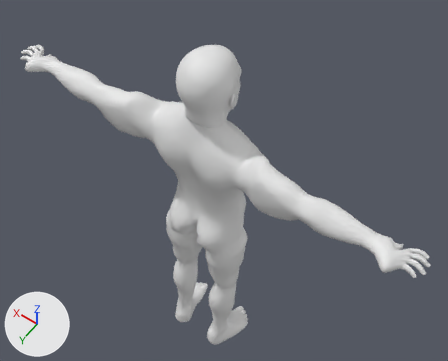
Before and after pictures for a commit that changed the glTF model src/assets/source/parts/body_nightborn.glb.
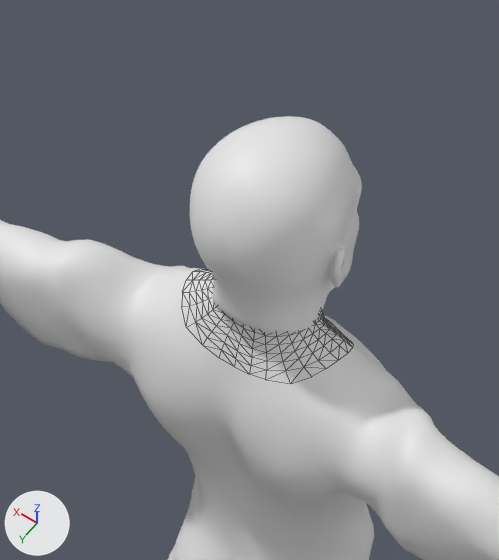
Each version appears first whole from a camera (50 mm lens) standing at (-0.954, 1.225, 3.159) and looking at (0.014, -0.13, 1.03), and next in a close-up on the part from 23% to 66% of the width and 0% to 59% of the height. The axes (+X, +Y, +Z) are drawn at lower left. The lights are the same throughout. The last two pictures show the newer version. The close-ups show mesh edges as thin lines.

Objects in the first close-up: 'Body', 'Head', 'kt_head'.
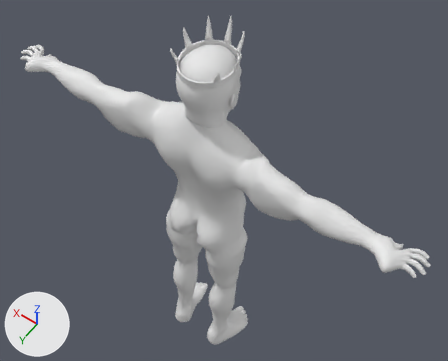
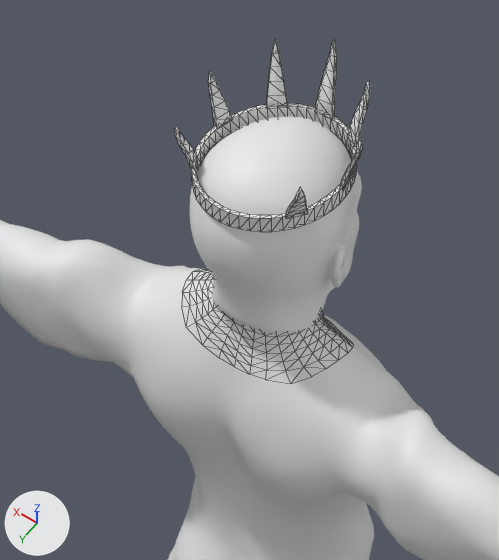
Commit message: Nightborn crown (owner-approved v6): small dark-ruby circlet on the skull

The change, as a diff of the scene's bpy script:
```diff
--- a/src/assets/source/parts/body_nightborn.glb.py
+++ b/src/assets/source/parts/body_nightborn.glb.py
@@ me_crown_prongs @@
+me_crown_prongs.from_pydata(...)  # 154 vertices, 280 faces; spans x -0.115..0.115, y -0.151..0.055, z 1.787..1.892
@@ me_crown_band @@
+me_crown_band.from_pydata(...)  # 192 vertices, 384 faces; spans x -0.1..0.1, y -0.134..0.09, z 1.769..1.791
@@ ob_crown_prongs @@
+ob_crown_prongs = bpy.data.objects.new('crown_prongs', me_crown_prongs)
+ob_crown_prongs.location = (0.0, 0.0, 0.0)
@@ ob_crown_band @@
+ob_crown_band = bpy.data.objects.new('crown_band', me_crown_band)
+ob_crown_band.location = (0.0, 0.0, 0.0)
```

Where the change shows, as pixel boxes [x1, y1, x2, y2] in the close-ups (499 x 560 px):
'crown_band', added
    after: [191, 103, 357, 232]
'crown_prongs', added
    after: [175, 40, 370, 218]
